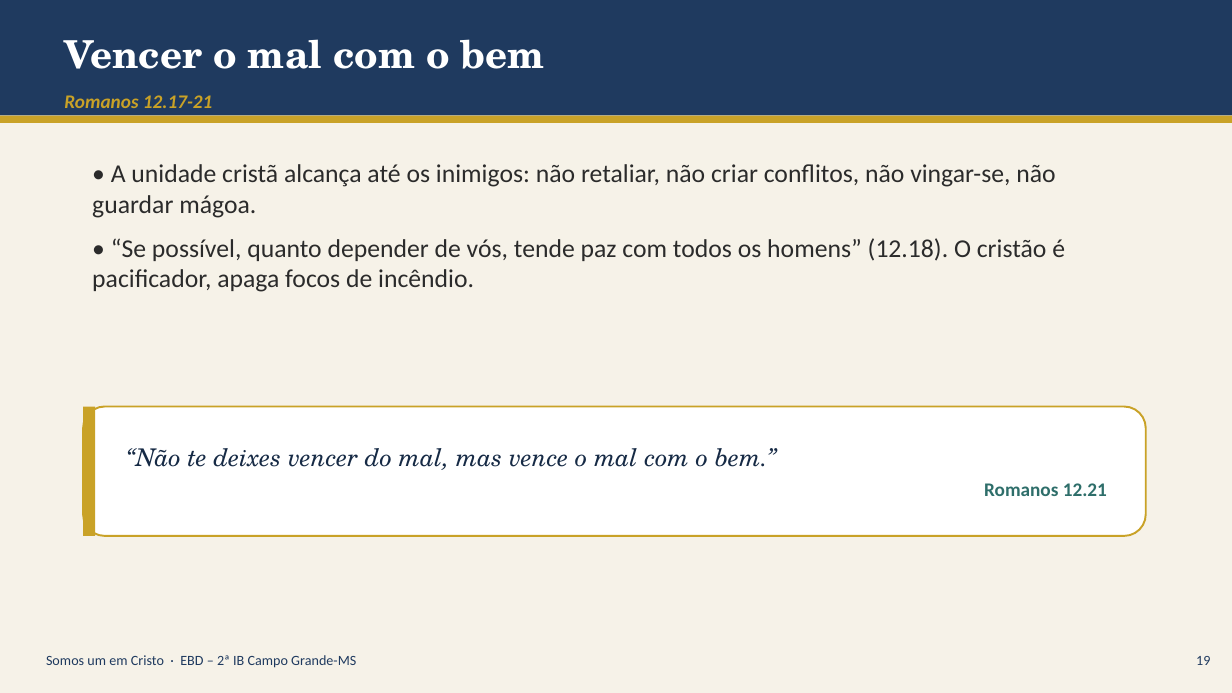
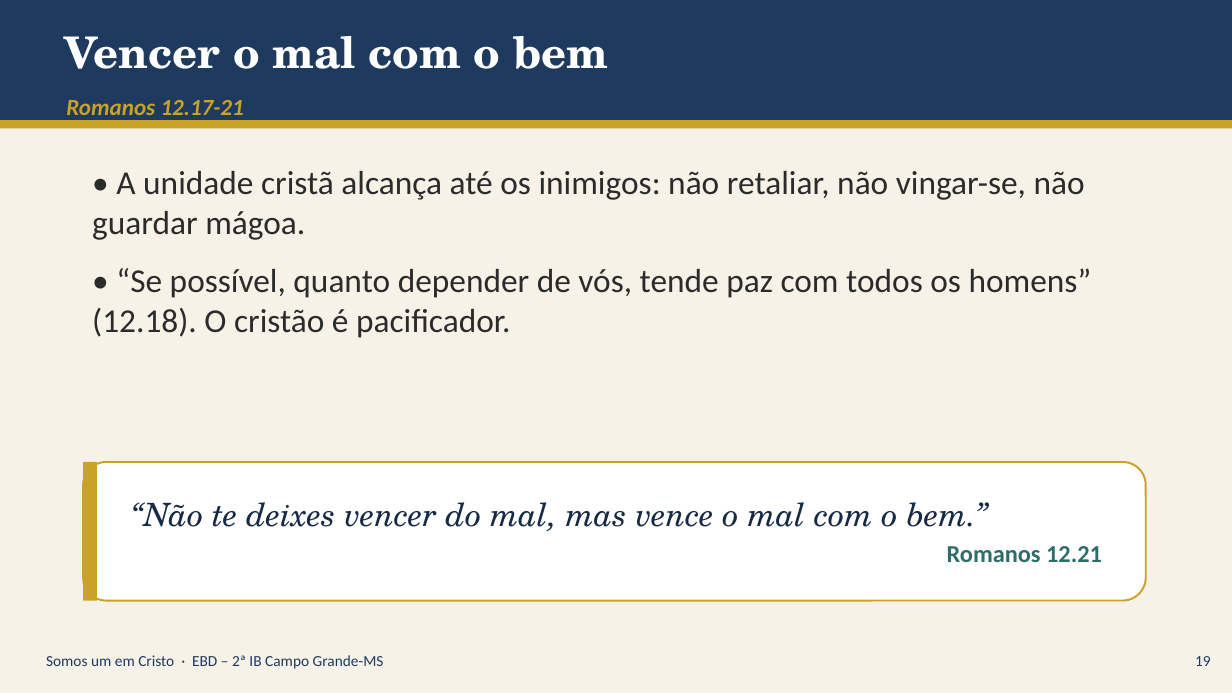
Before and after one commit to aluizio-netizen/campaign-3, a slide deck: slide 19 of aula-somos-um-em-cristo/Somos_um_em_Cristo_apresentacao.pptx. Drawn at 1232x693 pixels with LibreOffice and Linux fonts; fonts in the diff are those of the drawing. Boxes give left, top, right and bottom in pixels: in the first picture for what was removed or moved away, otherwise in the second. Text is boxed around its words. In the diff, an @@ line names an element or a change of style, - is before the commit and + after.

```diff
--- a/aula-somos-um-em-cristo/Somos_um_em_Cristo_apresentacao.pptx
+++ b/aula-somos-um-em-cristo/Somos_um_em_Cristo_apresentacao.pptx
@@ rectangle resized from (x1=0, y1=0, x2=1232, y2=116) to (x1=0, y1=0, x2=1232, y2=120) @@
@@ text "Vencer o mal com o ..." at (x1=64, y1=36, x2=608, y2=69): size 30 to 34 pt @@
@@ text "Romanos 12.17-21" at (x1=66, y1=100, x2=244, y2=121): size 15 to 18 pt @@
@@ rectangle moved from (x1=0, y1=116, x2=1232, y2=123) to (x1=0, y1=120, x2=1232, y2=128) @@
@@ text at (x1=92, y1=171, x2=1092, y2=338): text changed; size 20 to 26 pt @@
-• A unidade cristã alcança até os inimigos: não retaliar, não criar conflitos, não vingar-se, não guardar mágoa.
-• “Se possível, quanto depender de vós, tende paz com todos os homens” (12.18). O cristão é pacificador, apaga focos de incêndio.
+• A unidade cristã alcança até os inimigos: não retaliar, não vingar-se, não guardar mágoa.
+• “Se possível, quanto depender de vós, tende paz com todos os homens” (12.18). O cristão é pacificador.
@@ rounded rectangle "“Não te deixes vencer do ..." resized from (x1=83, y1=407, x2=1146, y2=536) to (x1=83, y1=462, x2=1146, y2=601) @@
@@ rounded rectangle "“Não te deixes vencer do ..." at (x1=83, y1=462, x2=1146, y2=601): size 19 to 25 pt in "“Não te deixes vencer do mal, mas ..."; size 15 to 19 pt in "Romanos 12.21" @@
@@ rectangle resized from (x1=83, y1=407, x2=95, y2=536) to (x1=83, y1=462, x2=97, y2=601) @@
@@ text "Somos um em Cristo · ..." at (x1=46, y1=655, x2=384, y2=669): size 11 to 12 pt @@
@@ text "19" at (x1=1195, y1=656, x2=1211, y2=666): size 11 to 12 pt @@
```
Also in this commit, not shown: 21 other slides changed, 1 other file.
